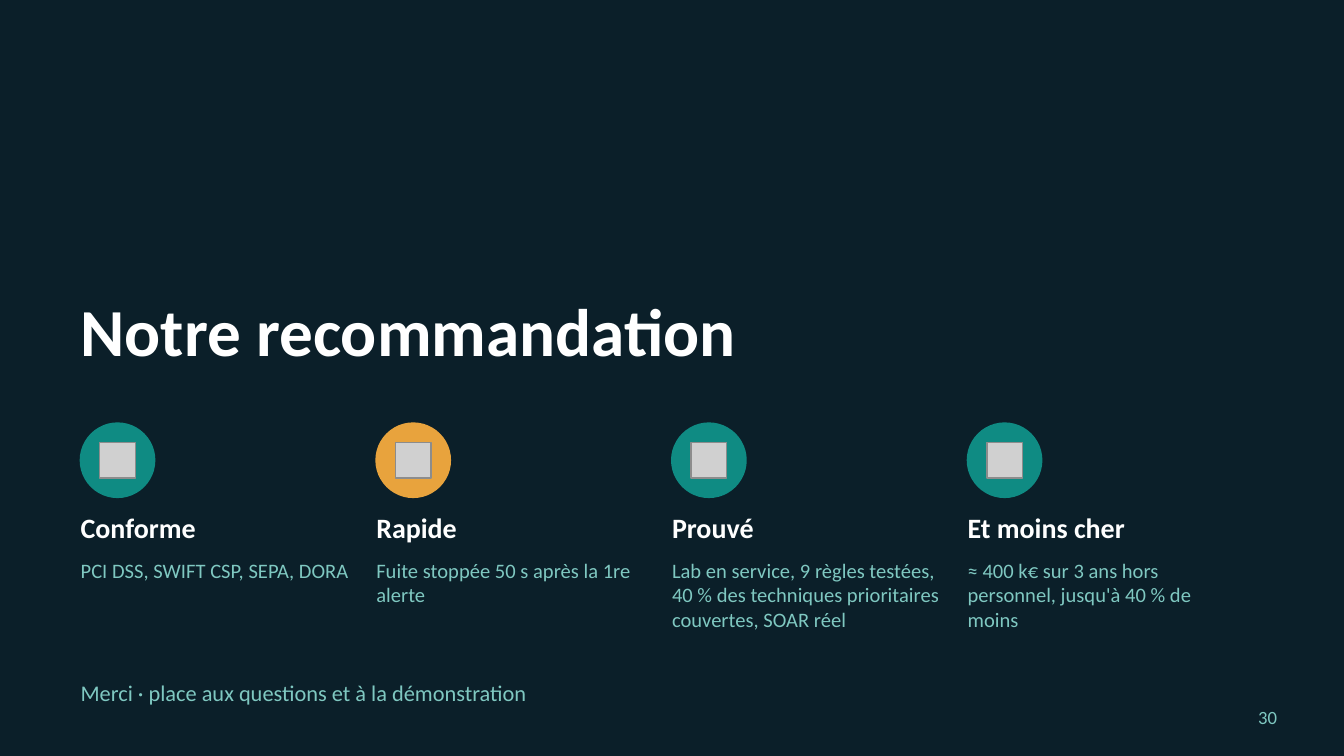
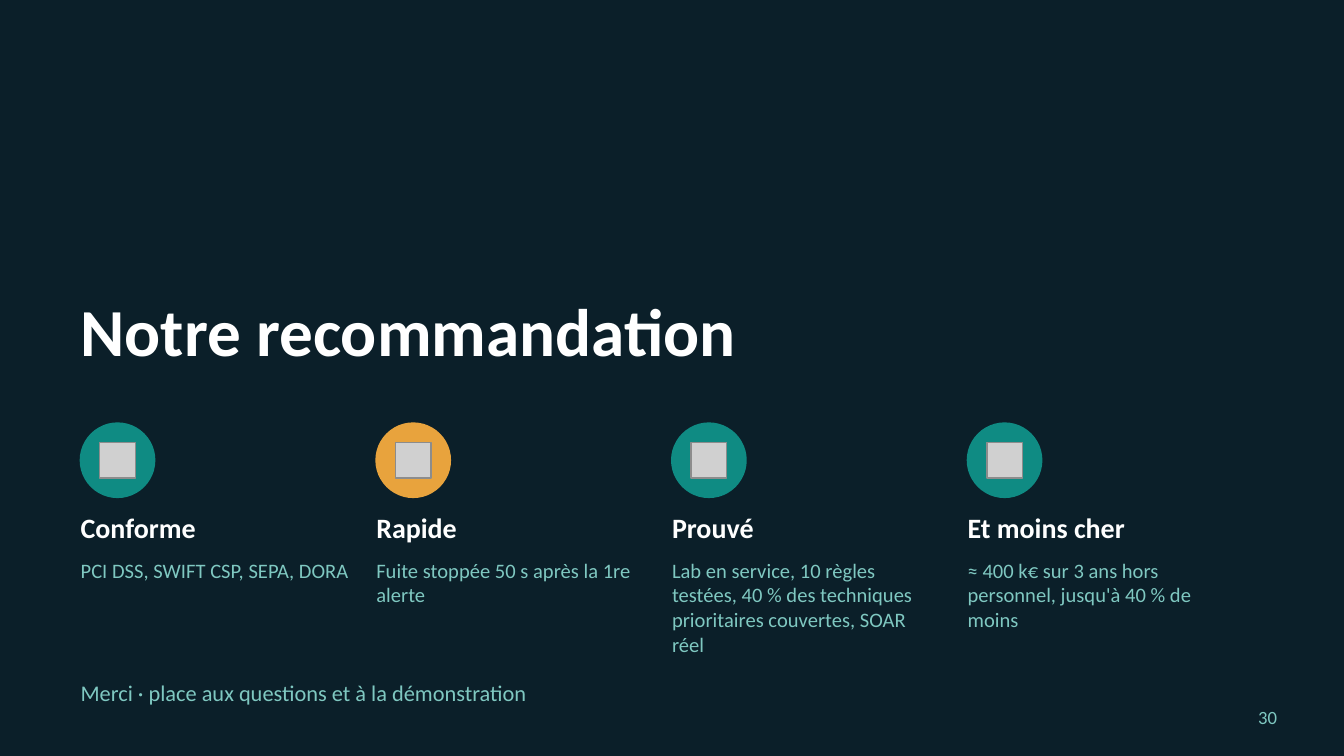
Before and after one commit to Jacob-dot-bit/soc-azur-bank-elastic, a slide deck: slide 30 of 05 - Soutenance (slides, dashboard, coût)/Soutenance_Azur_Bank_Elastic.pptx. Drawn at 1344x756 pixels with LibreOffice and Linux fonts; fonts in the diff are those of the drawing; grey boxes stand for pictures. Boxes give left, top, right and bottom in pixels: in the first picture for what was removed or moved away, otherwise in the second. Text is boxed around its words. In the diff, an @@ line names an element or a change of style, - is before the commit and + after.

Commit message:
Soutenance : règle SEPA dans les slides de conformité, 10 règles testées

```diff
--- a/05 - Soutenance (slides, dashboard, coût)/Soutenance_Azur_Bank_Elastic.pptx
+++ b/05 - Soutenance (slides, dashboard, coût)/Soutenance_Azur_Bank_Elastic.pptx
@@ text at (672, 563, 912, 652): text changed @@
-Lab en service, 9 règles testées, 40 % des techniques prioritaires couvertes, SOAR réel
+Lab en service, 10 règles testées, 40 % des techniques prioritaires couvertes, SOAR réel
```
Also in this commit, not shown: 3 other slides changed, 1 other file.
